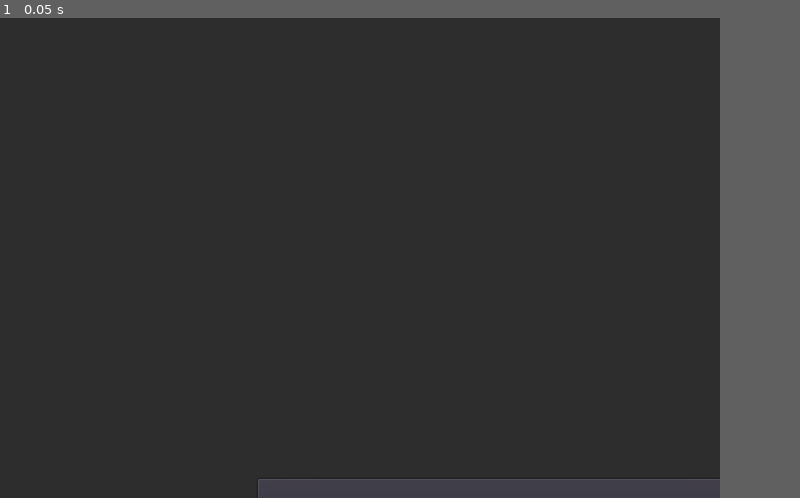
Above: before the commit, frame 1.
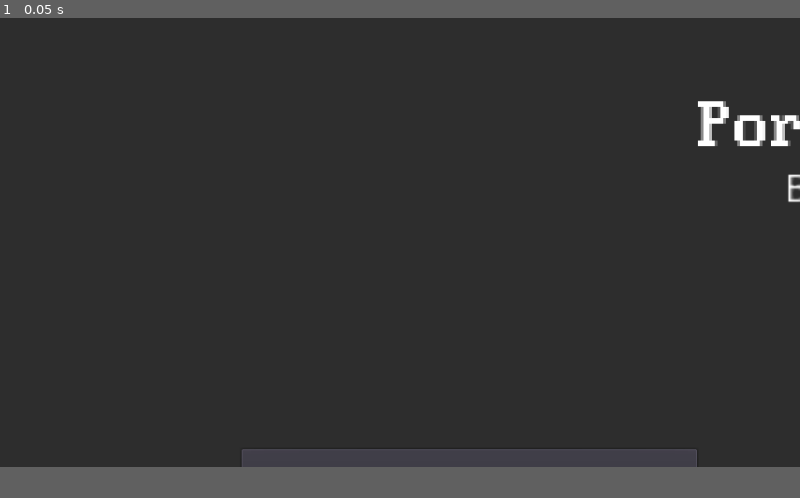
Above: after the commit, the same moment.

Repository: Socerest2/portal-combat
Game: Godot game, scene res://MainMenu.tscn
The game is run twice, just before and just after one commit, with the same random seed, the same clock (stepped at 60 frames per second) and the same inputs.
Inputs:
- Up to frame 1 (0.05 s): no input
In our replay, the window is 720x480 before the commit and 800x449 after it. These sizes can differ from the game's own. Grey fills any space a smaller window leaves; there, only what the larger window draws over its background counts as a difference.

The runs differ from the first frame. In frame 1, 5.1% of the frame differs, in the area x 30-100%, y 17-100%.

Commit message:
Fix resolution

Diff:
--- a/project.godot
+++ b/project.godot
@@ -21,7 +21,7 @@
 
 [display]
 
-window/size/width=720
+window/size/width=854
 window/size/height=480
 window/stretch/aspect="expand"
 
